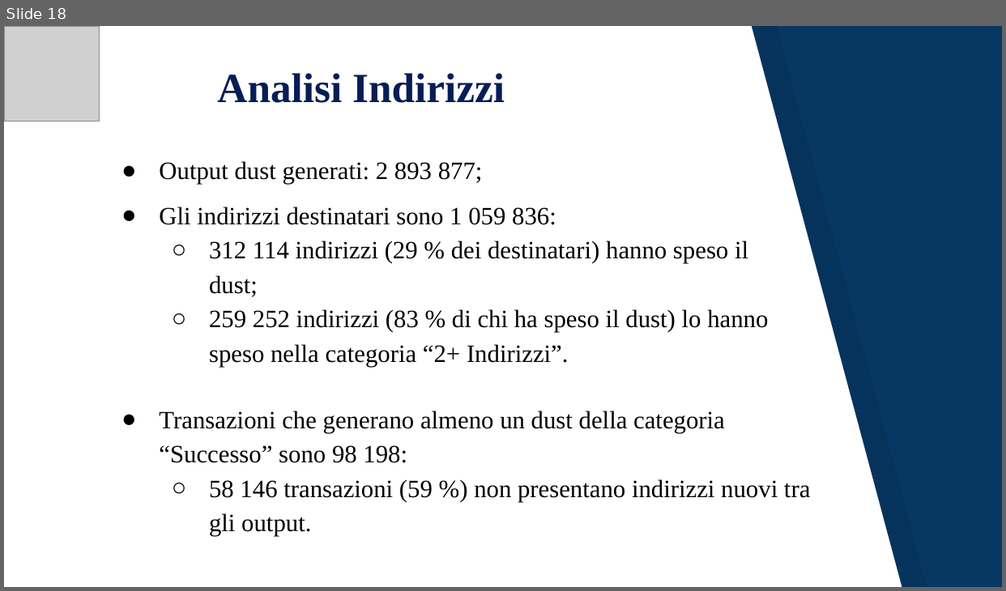
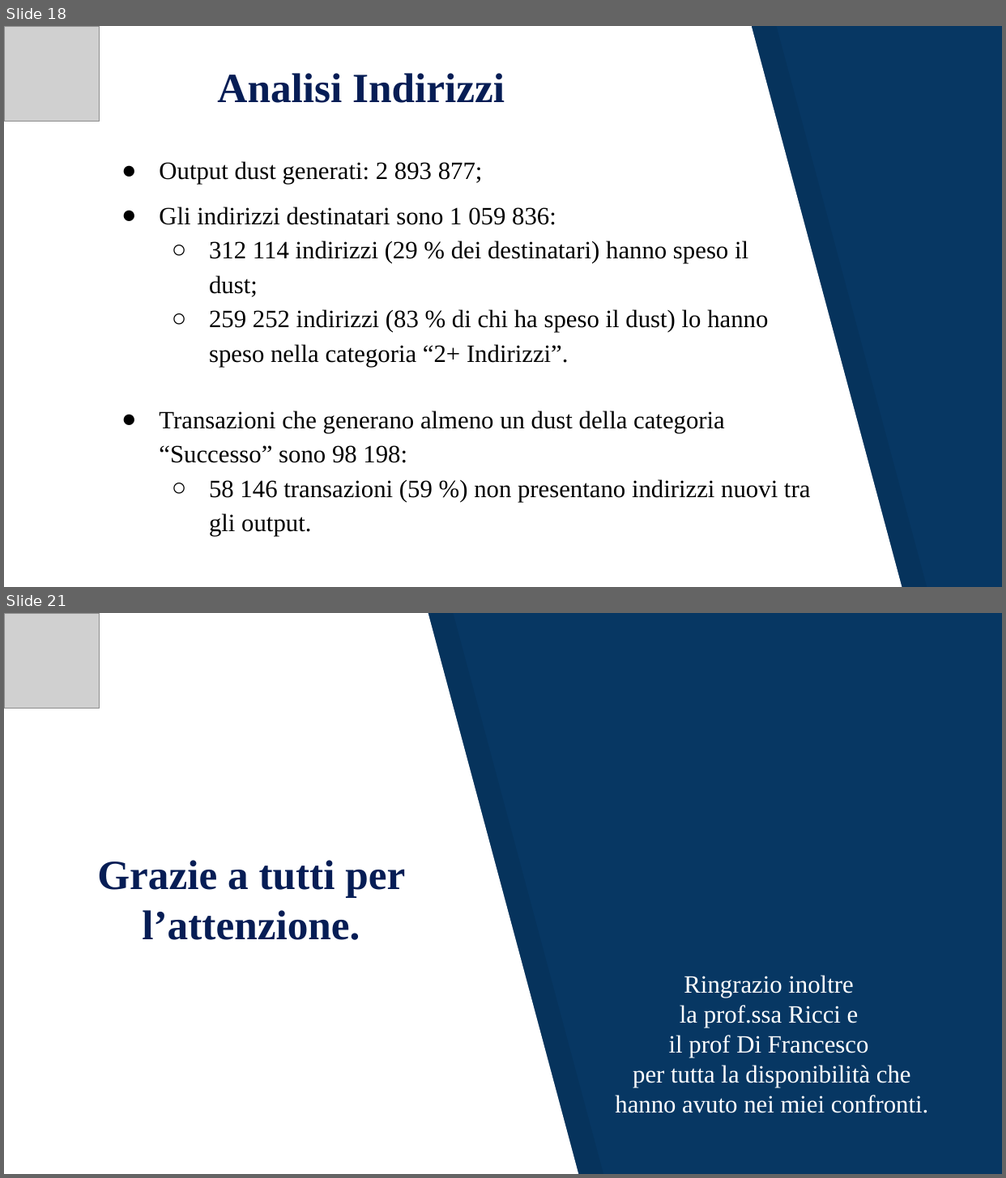
Before and after one commit to JacopoRaffi/Dust_Attack_Analysis, a slide deck: Dust Attack .pptx. Shown one above the other, each under a label of ours: slide 18 before the commit, slides 18 and 21 after it; the slides between them are not shown. The pictures are 1006x591 and 1006x1178 pixels, drawn with LibreOffice and Linux fonts; fonts in the diff are those of the drawing; grey boxes stand for pictures. Boxes give left, top, right and bottom in pixels: in the first picture for what was removed or moved away, otherwise in the second. Text is boxed around its words. In the diff, an @@ line names an element or a change of style, - is before the commit and + after.

```diff
--- a/Dust Attack .pptx
+++ b/Dust Attack .pptx
@@ slide 21 added at [4, 613, 1002, 1174], background #073763 @@
@@ freeform shape added at [4, 613, 579, 1174], fill #FFFFFF @@
@@ picture added at [4, 613, 99, 708] @@
@@ freeform shape added at [28, 613, 603, 1174], fill #000000 at 7% opacity @@
@@ title added at [97, 860, 405, 940], 30 pt, text #061D55, bold @@
+Grazie a tutti per l’attenzione.
@@ text added at [615, 975, 928, 1114], 18 pt, text #FFFFFF @@
+Ringrazio inoltre
+la prof.ssa Ricci e
+il prof Di Francesco
+per tutta la disponibilità che hanno avuto nei miei confronti.
```
Also in this commit, not shown: 7 slides changed, 1 slide removed, 1 other file.
